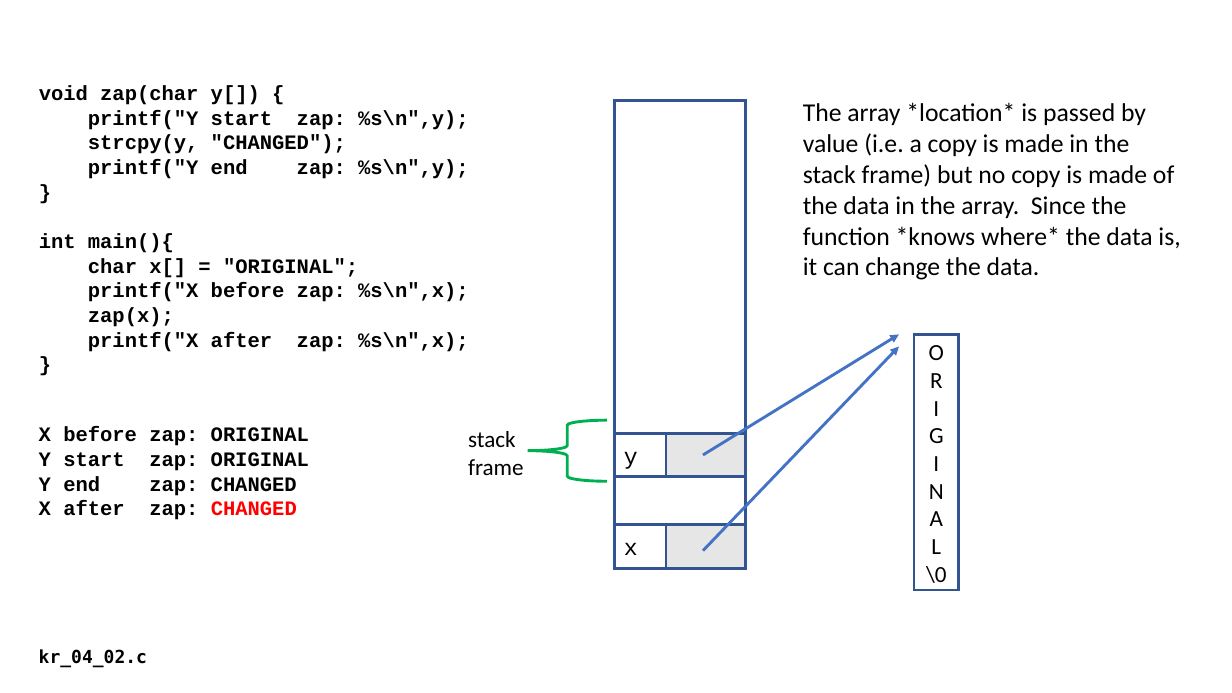
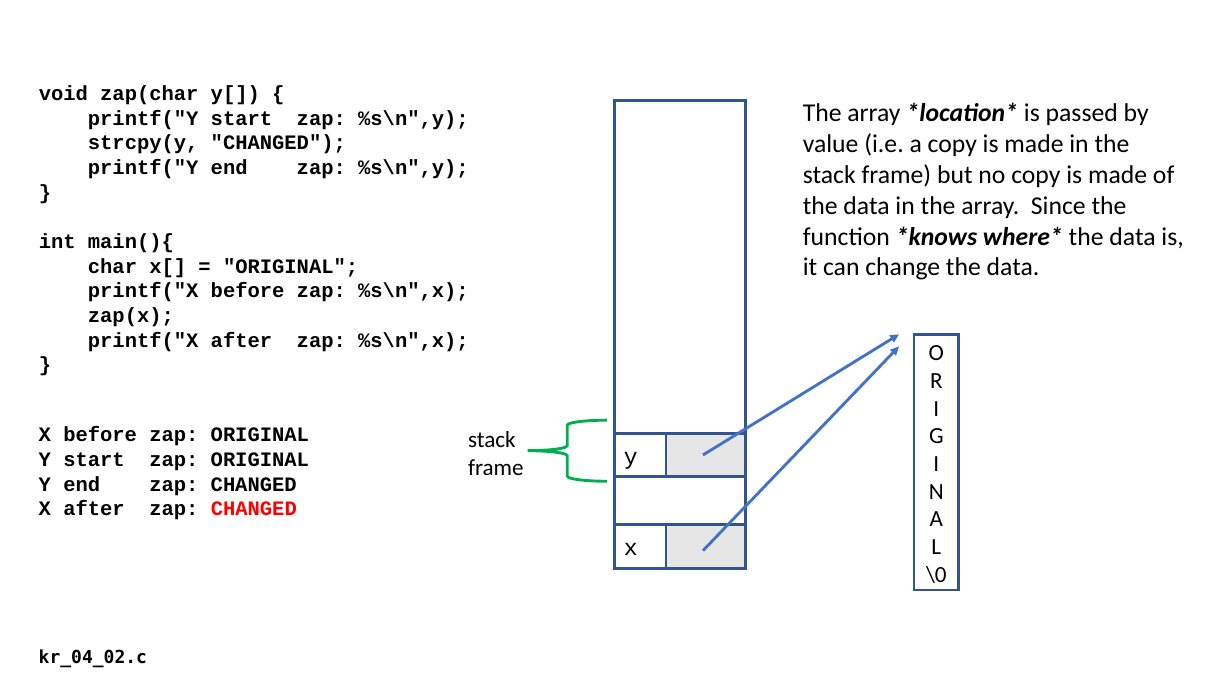
Before and after one commit to csev/cc4e, a slide deck: slide 12 of lectures/KR-4.pptx. Drawn at 1232x693 pixels with LibreOffice and Linux fonts; fonts in the diff are those of the drawing. Boxes give left, top, right and bottom in pixels: in the first picture for what was removed or moved away, otherwise in the second. Text is boxed around its words. In the diff, an @@ line names an element or a change of style, - is before the commit and + after.

```diff
--- a/lectures/KR-4.pptx
+++ b/lectures/KR-4.pptx
@@ text "The array *location* is passed ..." at (803,102,1183,280): bold on, italic on in "*location* *knows where*" @@
```
Also in this commit, not shown: 9 other slides changed.
